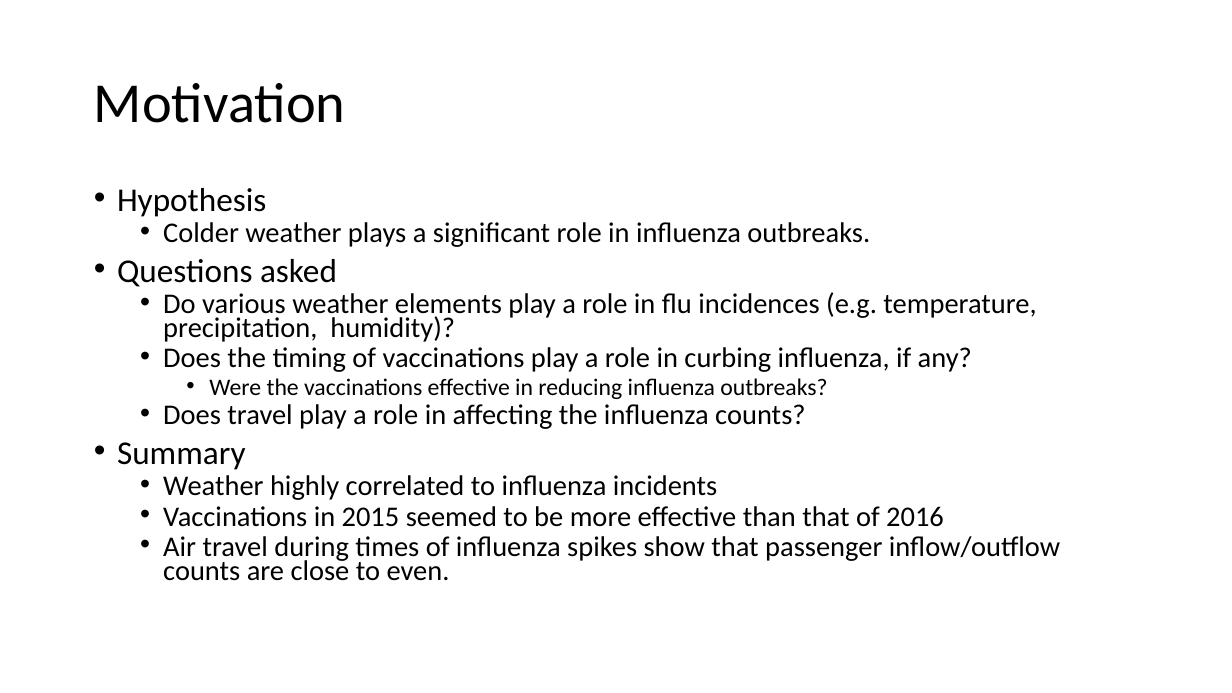
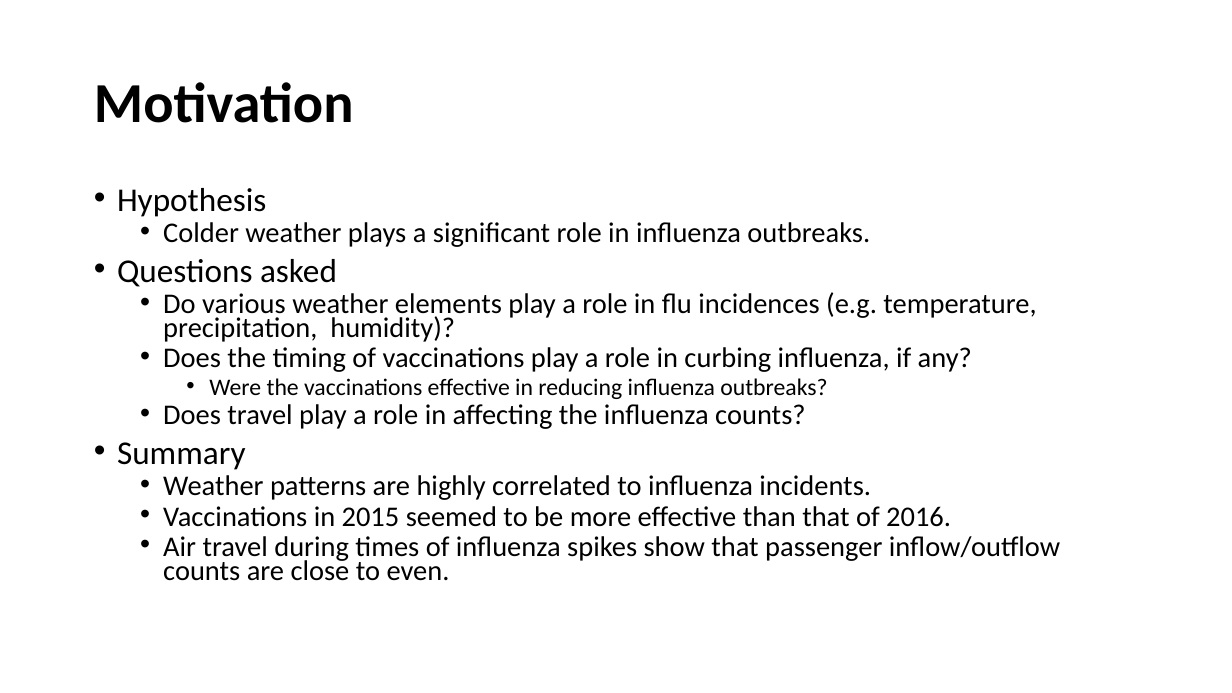
Before and after one commit to giolee88/FluTracker, a slide deck: slide 2 of Slide-Shows/Flu Tracker.pptx. Drawn at 1232x693 pixels with LibreOffice and Linux fonts; fonts in the diff are those of the drawing. Boxes give left, top, right and bottom in pixels: in the first picture for what was removed or moved away, otherwise in the second. Text is boxed around its words. In the diff, an @@ line names an element or a change of style, - is before the commit and + after.

```diff
--- a/Slide-Shows/Flu Tracker.pptx
+++ b/Slide-Shows/Flu Tracker.pptx
@@ title "Motivation" at box(94, 82, 354, 123): bold on @@
@@ text at box(163, 475, 951, 527): text changed @@
-  • Weather highly correlated to influenza incidents
-  • Vaccinations in 2015 seemed to be more effective than that of 2016
+  • Weather patterns are highly correlated to influenza incidents.
+  • Vaccinations in 2015 seemed to be more effective than that of 2016.
```
Also in this commit, not shown: 10 other slides changed.
